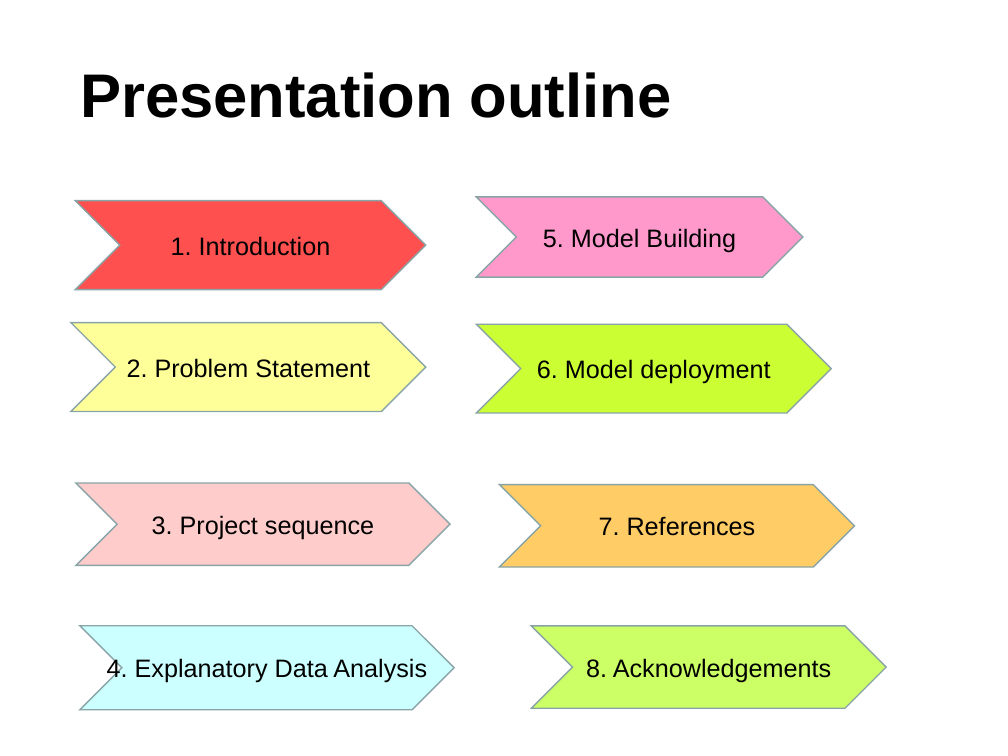
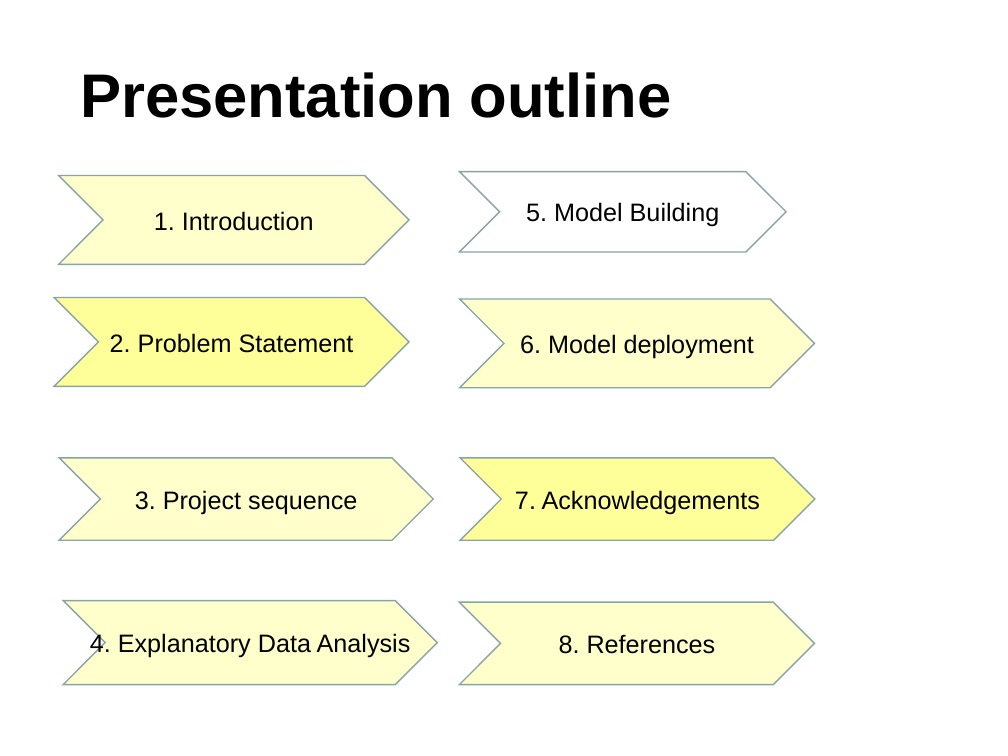
Before and after one commit to marth418/unsupervised-predict-streamlit-template, a slide deck: slide 3 of Team 6 Presentation.ppt (slide 22 before the commit). Drawn at 1008x756 pixels with LibreOffice and Linux fonts; fonts in the diff are those of the drawing; background and template pictures are left out. Boxes give left, top, right and bottom in pixels: in the first picture for what was removed or moved away, otherwise in the second. Text is boxed around its words. In the diff, an @@ line names an element or a change of style, - is before the commit and + after.

```diff
--- a/Team 6 Presentation.ppt
+++ b/Team 6 Presentation.ppt
@@ freeform shape "1. Introduction": place and size @@
-freeform shape "1. Introduction" at bbox=[76, 201, 426, 289]
+freeform shape "1. Introduction" at bbox=[58, 175, 409, 264]
@@ freeform shape "1. Introduction" at bbox=[58, 175, 409, 264]: fill #FF5050 to #FFFFCC @@
@@ freeform shape "5. Model Building" at bbox=[460, 171, 786, 252]: fill #FF99CC to #FFFFFF @@
@@ 5 freeform shapes: place and size @@
-5 freeform shapes at bbox=[71, 197, 832, 710]
+5 freeform shapes at bbox=[54, 171, 814, 684]
@@ freeform shape "6. Model deployment" at bbox=[460, 299, 814, 388]: fill #CCFF33 to #FFFFCC @@
@@ freeform shape "3. Project sequence" at bbox=[59, 458, 433, 540]: fill #FFCCCC to #FFFFCC @@
@@ freeform shape "7. Acknowledgements": place and size @@
-freeform shape "7. Acknowledgements" at bbox=[499, 485, 854, 568]
+freeform shape "7. Acknowledgements" at bbox=[460, 458, 814, 540]
@@ freeform shape "7. Acknowledgements" at bbox=[460, 458, 814, 540]: fill #FFCC66 to #FFFF99 @@
@@ text in freeform shape at bbox=[515, 490, 760, 514]: text changed @@
-7. References
+7. Acknowledgements
@@ freeform shape "4. Explanatory Data Analysis" at bbox=[64, 601, 437, 684]: fill #CCFFFF to #FFFFCC @@
@@ freeform shape "8. References": place and size @@
-freeform shape "8. References" at bbox=[531, 626, 886, 709]
+freeform shape "8. References" at bbox=[460, 602, 814, 684]
@@ freeform shape "8. References" at bbox=[460, 602, 814, 684]: fill #CCFF66 to #FFFFCC @@
@@ text in freeform shape at bbox=[559, 634, 716, 654]: text changed @@
-8. Acknowledgements
+8. References
```
Also in this commit, not shown: 6 other slides changed, 9 slides added, 5 slides removed.
